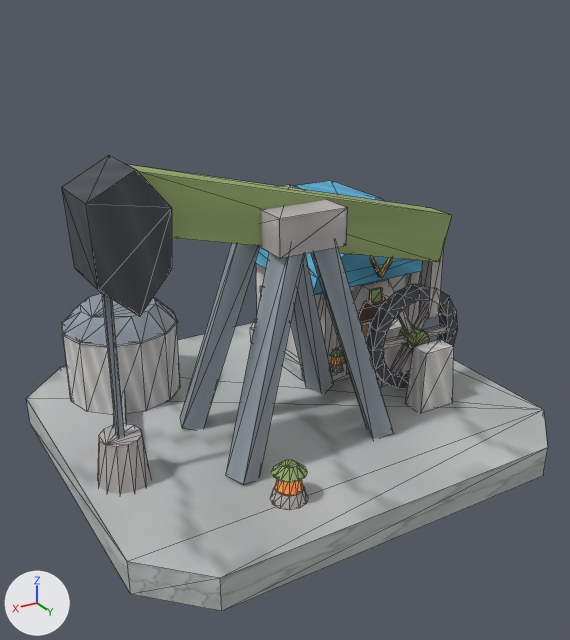
What one commit did to the glTF model Assets/GodSim/Art/Models/Buildings/Dwarf/Extraction/bld_dwarf_oil_well_future_v0.glb.
The view is the same before and after, from a camera (50 mm lens) standing at (1.52, 2.56, 1.8) and looking at (0.05, 0.11, 0.57). The axes (+X, +Y, +Z) are drawn at lower left. The lights are the same throughout. The first picture is the older version. Mesh edges are drawn as thin lines. Vertices at exactly the same position are counted once.

Names of what the first picture shows: 'LOD0'.
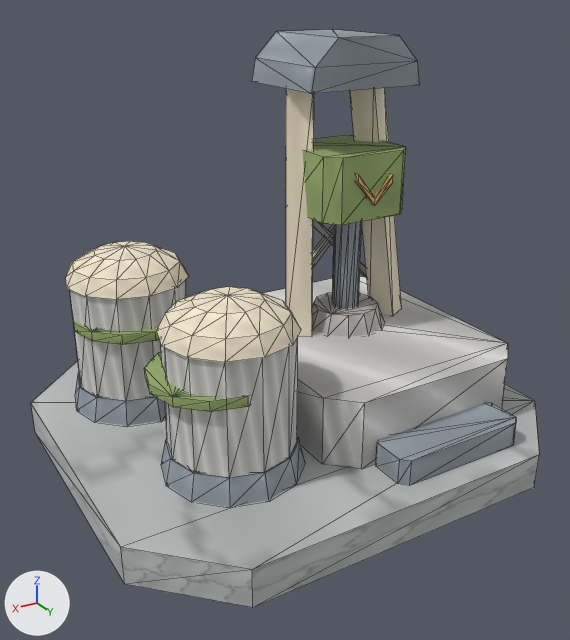
Where the change shows, as pixel boxes [x1, y1, x2, y2] in the pictures (570 x 640 px; the box of a moved part takes in the faces that stretch with it):
'LOD0', reshaped (27% taller)
    before: [26, 155, 548, 611]
    after: [31, 29, 539, 608]
part 1 of me_lod0, moved or reshaped (mostly hidden before)
    before: [256, 263, 406, 359]
    after: [376, 403, 516, 485]
part 2 of me_lod0, moved or reshaped
    before: [293, 181, 384, 201]
    after: [252, 29, 420, 94]
part 3 of me_lod0, moved or reshaped (not visible before)
    after: [302, 135, 406, 225]
part 4 of me_lod0, added
    after: [312, 293, 384, 337]
part 5 of me_lod0, moved or reshaped
    before: [370, 256, 393, 278]
    after: [356, 174, 393, 206]
part 6 of me_lod0, added
    after: [332, 222, 362, 308]
part 7 of me_lod0, added
    after: [161, 437, 305, 507]
part 8 of me_lod0, added
    after: [161, 337, 298, 477]
part 9 of me_lod0, added (green)
    after: [145, 352, 249, 412]
part 10 of me_lod0, added
    after: [75, 373, 166, 426]
part 11 of me_lod0, added (green)
    after: [73, 320, 159, 344]
part 12 of me_lod0, added
    after: [70, 280, 187, 400]
part 13 of me_lod0, rebuilt
    before: [26, 323, 548, 611]
    after: [31, 361, 539, 608]
part 14 of me_lod0, added
    after: [156, 287, 301, 362]
part 15 of me_lod0, added
    after: [66, 241, 189, 300]
part 16 of me_lod0, added
    after: [263, 277, 508, 468]
part 17 of me_lod0, deleted
    before: [61, 155, 458, 509]
part 18 of me_lod0, moved or reshaped
    before: [127, 164, 452, 484]
    after: [152, 88, 401, 359]

Diff of the bpy script that builds the scene:
```diff
--- a/Assets/GodSim/Art/Models/Buildings/Dwarf/Extraction/bld_dwarf_oil_well_future_v0.glb.py
+++ b/Assets/GodSim/Art/Models/Buildings/Dwarf/Extraction/bld_dwarf_oil_well_future_v0.glb.py
@@ me_lod0 @@
-me_lod0.from_pydata(...)  # 664 vertices, 1114 faces; spans x -0.93..0.93, y -0.83..0.83, z 0.0..1.27
+me_lod0.from_pydata(...)  # 394 vertices, 678 faces; spans x -0.93..0.93, y -0.83..0.87, z 0.0..1.61
+# me_lod0 part 1: the loose piece of 16 vertices spanning x -0.82..-0.22, y -0.66..-0.1, z 0.2..0.59 is scaled about its middle by (0.973, 0.314, 0.26), then moved by (0.19, 1.05, -0.2)
+# me_lod0 part 2: the loose piece of 12 vertices spanning x -0.71..-0.32, y -0.58..-0.18, z 0.8..0.9 is scaled about its middle by (1.31, 1.13, 1.83), then moved by (0.16, 0.2, 0.66)
+# me_lod0 part 3: the loose piece of 16 vertices spanning x -0.73..-0.6, y -0.12..-0.01, z 0.14..0.19 is scaled about its middle by (3.13, 3.44, 4.89), then moved by (0.31, -0.02, 0.88)
+# me_lod0 part 4: a new loose piece, a 12-sided cut cone along z (radius 0.176 at the low end, 0.141 at the high end) spanning x -0.531..-0.179, y -0.227..0.125, z 0.413..0.503, in mat_godsim_buildings
+# me_lod0 part 5: the loose piece of 12 vertices spanning x -0.57..-0.47, y -0.03..-0.01, z 0.6..0.71 is scaled about its middle by (1.57, 1.31, 1.22), then moved by (0.16, 0.14, 0.39)
+# me_lod0 part 6: a new loose piece, a 12-sided cylinder along z spanning x -0.41..-0.3, y -0.11..0.01, z 0.41..0.93, in mat_godsim_buildings
+# me_lod0 part 7: a new loose piece, a 12-sided cut cone along z (radius 0.27 at the low end, 0.24 at the high end) spanning x 0.13..0.67, y 0.05..0.59, z 0.14..0.25, in mat_godsim_buildings
+# me_lod0 part 8: a new loose piece, a 12-sided cylinder along z spanning x 0.16..0.64, y 0.08..0.56, z 0.24..0.69, in mat_godsim_buildings
+# me_lod0 part 9: a new loose piece, a 12-sided cylinder along z spanning x 0.204..0.696, y 0.054..0.546, z 0.511..0.549, in mat_godsim_buildings
+# me_lod0 part 10: a new loose piece, a 12-sided cut cone along z (radius 0.27 at the low end, 0.24 at the high end) spanning x 0.24..0.78, y -0.64..-0.1, z 0.14..0.25, in mat_godsim_buildings
+# me_lod0 part 11: a new loose piece, a 12-sided cylinder along z spanning x 0.264..0.756, y -0.586..-0.094, z 0.511..0.549, in mat_godsim_buildings
+# me_lod0 part 12: a new loose piece, a 12-sided cylinder along z spanning x 0.27..0.75, y -0.61..-0.13, z 0.24..0.69, in mat_godsim_buildings
+# me_lod0 part 13: the loose piece of 16 vertices spanning x -0.93..0.93, y -0.83..0.83, z 0.0..0.13 is rebuilt with 16 vertices and now spans x -0.93..0.93, y -0.83..0.87, z 0.0..0.15
+# me_lod0 part 14: a new loose piece of 37 vertices spanning x 0.15..0.65, y 0.07..0.57, z 0.69..0.82, in mat_godsim_buildings
+# me_lod0 part 15: a new loose piece of 37 vertices spanning x 0.26..0.76, y -0.62..-0.12, z 0.69..0.82, in mat_godsim_buildings
+# me_lod0 part 16: a new loose piece of 16 vertices spanning x -0.8..0.12, y -0.52..0.6, z 0.14..0.42, in mat_godsim_buildings
+# me_lod0 part 17: 39 loose pieces with 548 vertices, spanning x -0.85..0.87, y -0.74..0.66, z 0.12..1.27, are deleted
+# me_lod0 part 18: 44 vertices removed from x -0.87..0.7, y -0.73..0.45, z 0.12..1.25; 40 vertices added at x -0.67..0.53, y -0.26..0.16, z 0.36..1.44
 me_lod0.materials.append(mat_godsim_buildings)
```
